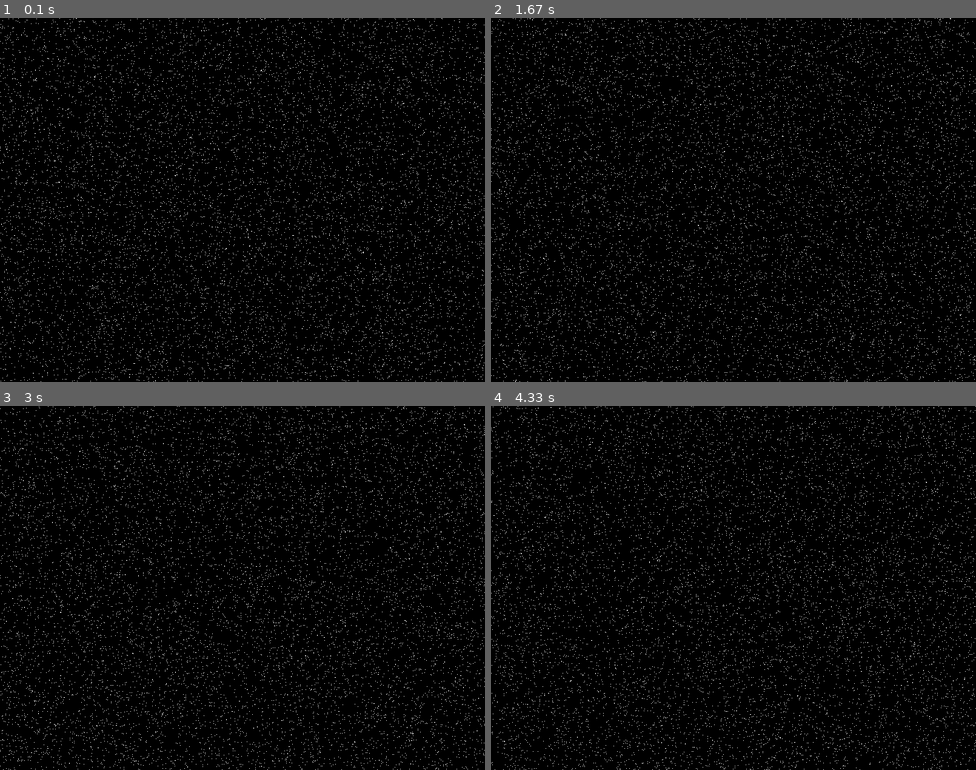
Above: before the commit, frames 1-4 (two rows, left to right).
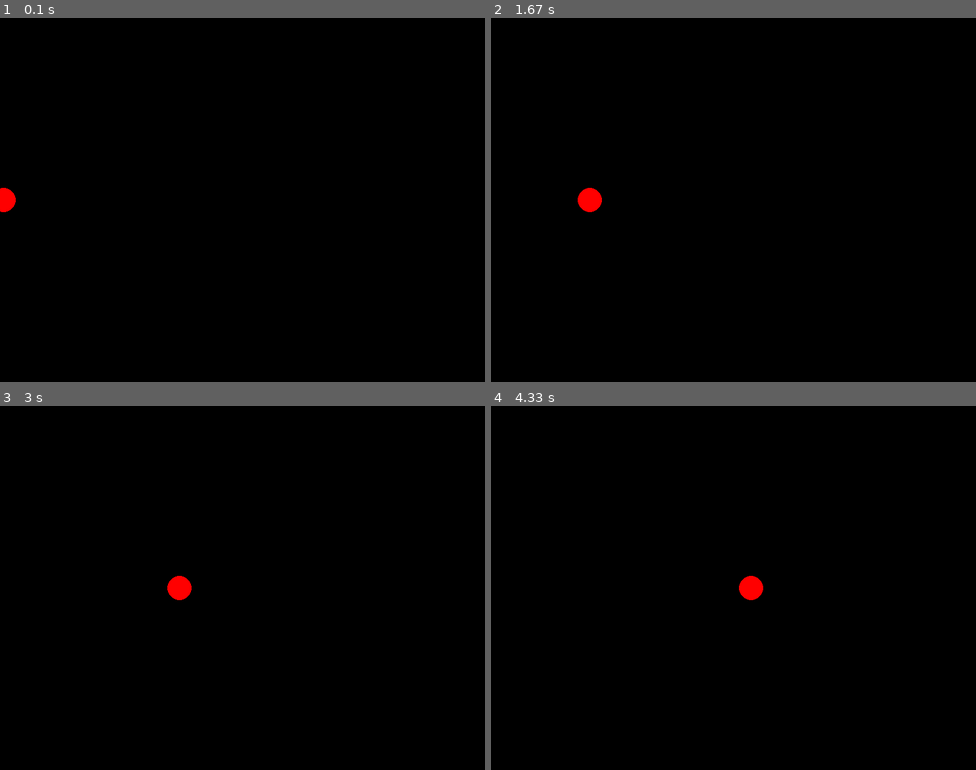
Above: after the commit, the same moments.

Repository: gallelizabeth/MakingPyGames
Game: pygame game, started from movingThings.py
Same seed, same stepped clock (60 frames per second), same inputs: the game is played once before the commit and once after it.
Inputs:
- Up to frame 1 (0.1 s): no input
- Up to frame 2 (1.67 s): no input
- Up to frame 3 (3 s): no input
- Up to frame 4 (4.33 s): no input

The runs differ from the first frame. In frame 1, 2.2% of the frame differs, in the area x 0-100%, y 0-100%; in frame 2, 2.3%; in frame 3, 2.3%; in frame 4, 2.3%.

Commit message:
регулировка скорости мячика

Diff:
--- a/movingThings.py
+++ b/movingThings.py
@@ -1,32 +1,32 @@
-from random import randint
-
 import pygame
 
 SIZE = WIDTH, HEIGHT = 800, 600
 RADIUS = 20
 BLACK = 0, 0, 0
-WHITE = 255, 255, 255
-
-
-def draw(surface: pygame.Surface):
-    surface.fill(BLACK)
-    for i in range(10_000):
-        surface.fill(WHITE, (randint(0, WIDTH), randint(0, HEIGHT), 1, 1))
-
+RED = 255, 0, 0
+FPS = 60  # кадров в секунду
 
 if __name__ == '__main__':
     pygame.init()
     screen = pygame.display.set_mode(SIZE)
-    x_pos = 0
 
     running = True
+    x_pos = 0
+    v = 100  # пикселей в секунду
+    clock = pygame.time.Clock()
     while running:  # основной игровой цикл
         for event in pygame.event.get():
             # обработка всех событий
             if event.type == pygame.QUIT:
                 running = False
         # изменения, не зависящие от событий - действий пользователя или таймера
-        draw(screen)
+        screen.fill(BLACK)
+        pygame.draw.circle(screen, RED, (x_pos, HEIGHT // 2), RADIUS)
+        x_pos += v * clock.tick(FPS) / 1000
+        # clock.tick() - время от начала работы программы в миллисекундах
+        # x = v * t (в секундах)
+        if x_pos > WIDTH or x_pos < 0:
+            v *= -1  # изменить направление
         pygame.display.flip()
 
     pygame.quit()
